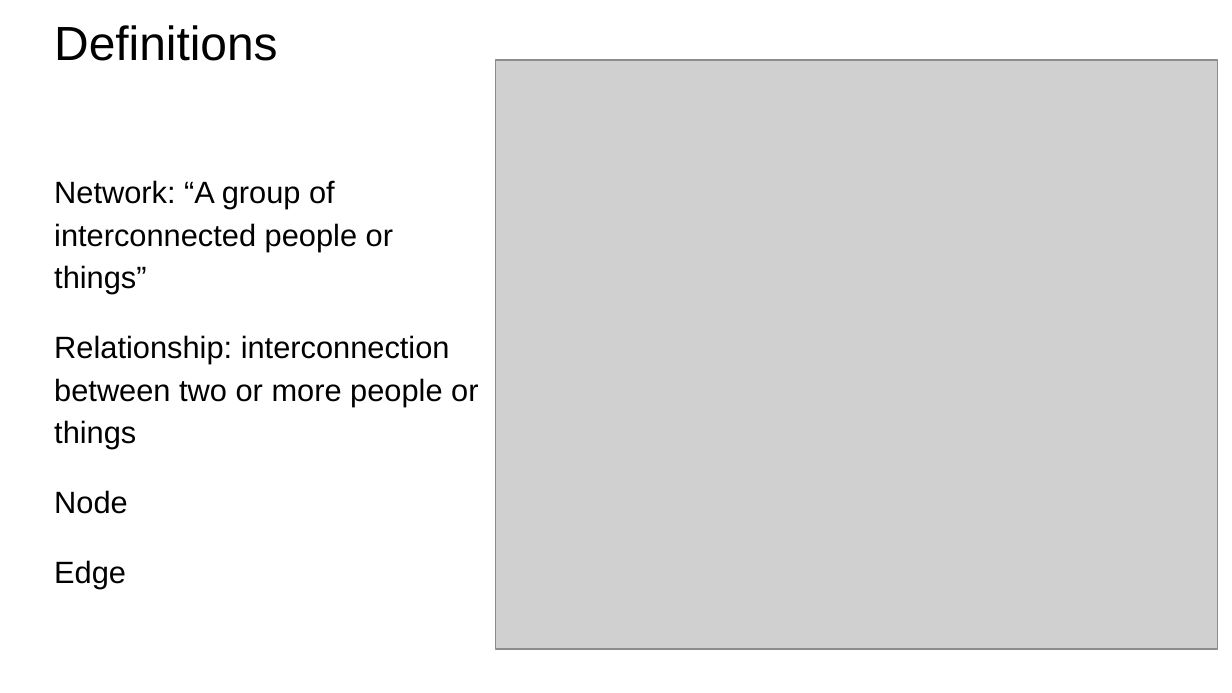
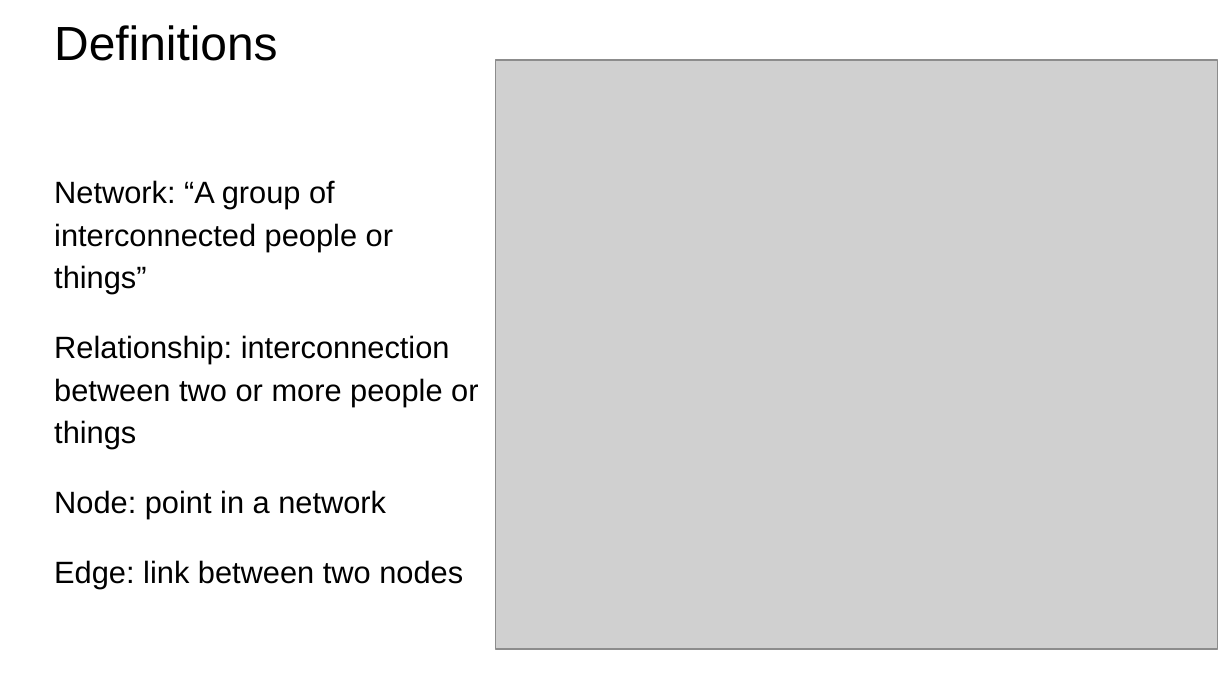
Before and after one commit to bodacea/datascienceforbeginners, a slide deck: slide 5 of Session 09 Learning Relationships.ppt (slide 4 before the commit). Drawn at 1232x693 pixels with LibreOffice and Linux fonts; fonts in the diff are those of the drawing; grey boxes stand for pictures. Boxes give left, top, right and bottom in pixels: in the first picture for what was removed or moved away, otherwise in the second. Text is boxed around its words. In the diff, an @@ line names an element or a change of style, - is before the commit and + after.

```diff
--- a/Session 09 Learning Relationships.ppt
+++ b/Session 09 Learning Relationships.ppt
@@ text at box(54, 490, 463, 588): text changed @@
-Node
-Edge
+Node: point in a network
+Edge: link between two nodes
```
Also in this commit, not shown: 12 other slides changed, 2 slides added, 1 slide removed.
